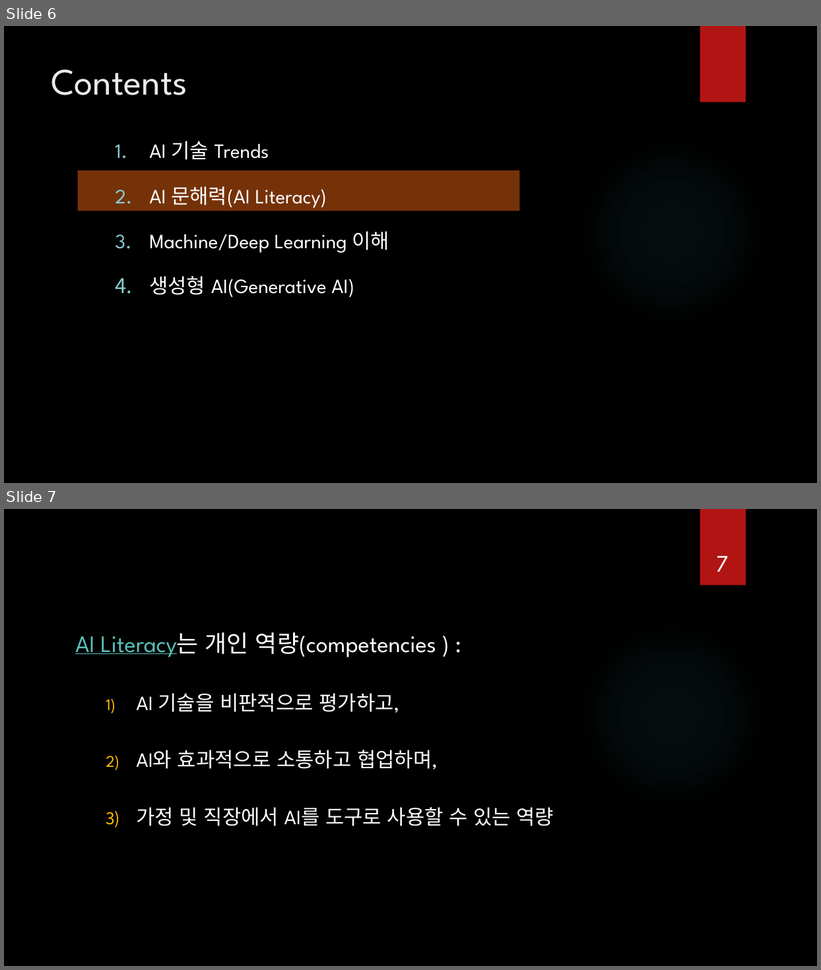
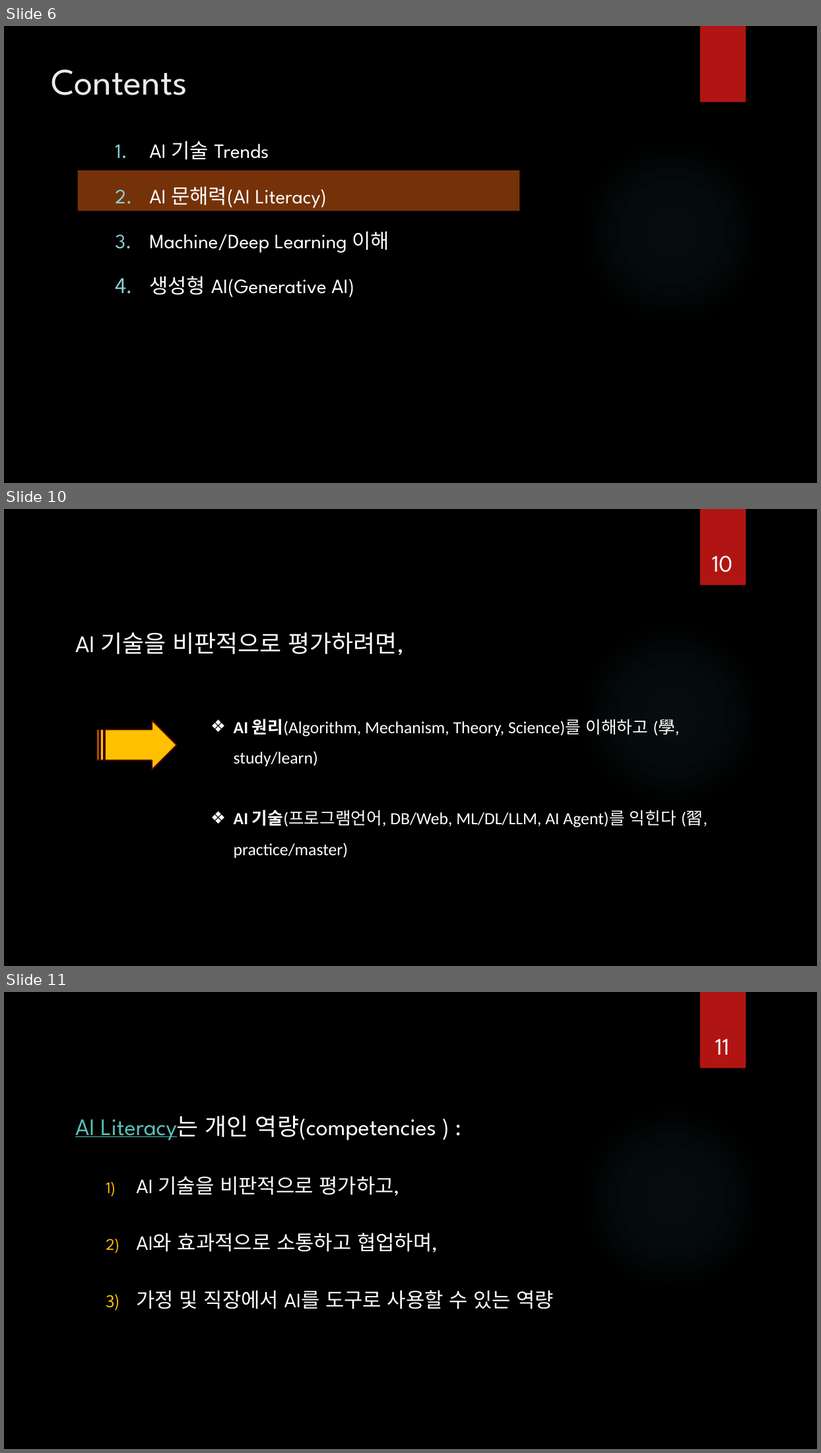
Before and after one commit to ancestor9/2026_Fall_AI-Literacy, a slide deck: AI Literacy.pptx. Shown one above the other, each under a label of ours: slides 6 and 7 before the commit, slides 6, 10 and 11 after it; the slides between them are not shown. The pictures are 821x970 and 821x1453 pixels, drawn with LibreOffice and Linux fonts; fonts in the diff are those of the drawing; background and template pictures are left out. Boxes give left, top, right and bottom in pixels: in the first picture for what was removed or moved away, otherwise in the second. Text is boxed around its words. In the diff, an @@ line names an element or a change of style, - is before the commit and + after.

```diff
--- a/AI Literacy.pptx
+++ b/AI Literacy.pptx
@@ slide 10 added at (4, 509, 817, 966), background picture (left out); not listed: 2 template elements that a slide beside it also shows @@
@@ page number added at (712, 556, 733, 572), 28 pt, text #FFFFFF @@
+10
@@ text added at (75, 632, 404, 656), 28 pt, text #FFFFFF @@
+AI 기술을 비판적으로 평가하려면,
@@ striped right arrow added at (97, 721, 177, 770), fill #FFC000, outline #4D0908 1.5 pt @@
@@ text added at (234, 719, 708, 858), 20 pt, text #FFFFFF @@
+❖ AI 원리(Algorithm, Mechanism, Theory, Science)를 이해하고 (學, study/learn)
+❖ AI 기술(프로그램언어, DB/Web, ML/DL/LLM, AI Agent)를 익힌다 (習, practice/master)
@@ what was slide 7 is now slide 11 @@
@@ page number at (715, 1039, 730, 1055): text changed @@
-7
+11
```
Also in this commit, not shown: 3 other slides added.
